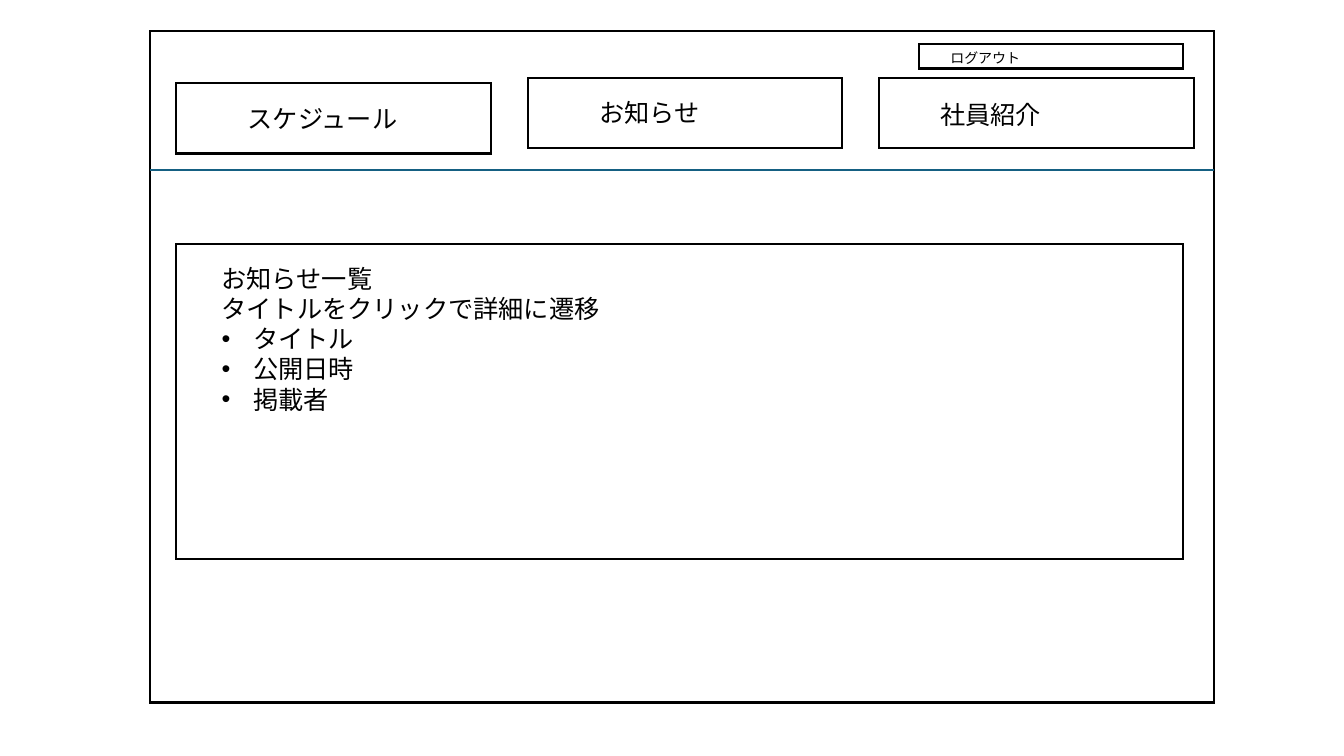
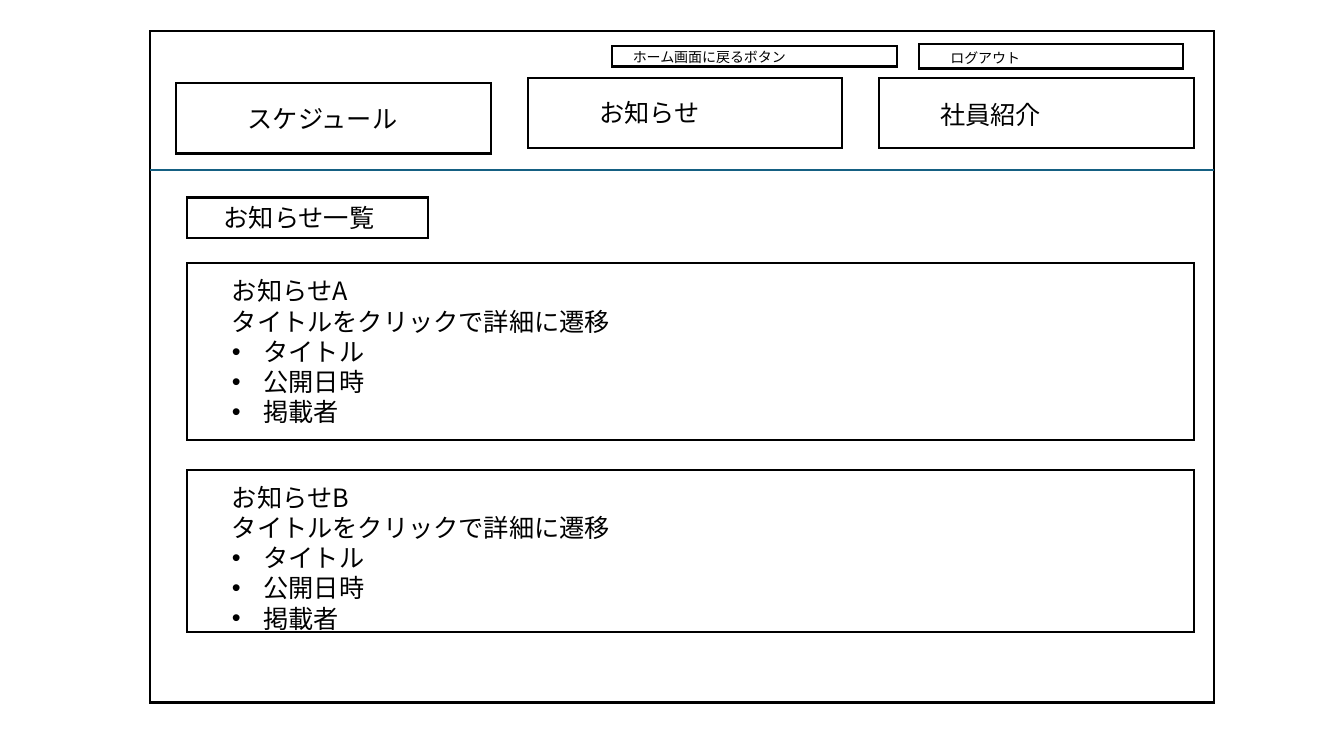
Before and after one commit to username123-debug/office-front, a slide deck: slide 7 of 画面デザイン.pptx (slide 5 before the commit). Drawn at 1344x756 pixels with LibreOffice and Linux fonts; fonts in the diff are those of the drawing. Boxes give left, top, right and bottom in pixels: in the first picture for what was removed or moved away, otherwise in the second. Text is boxed around its words. In the diff, an @@ line names an element or a change of style, - is before the commit and + after.

Commit message:
画面デザインを更新（編集中）

```diff
--- a/画面デザイン.pptx
+++ b/画面デザイン.pptx
@@ rectangle added at [612, 45, 897, 67], fill #FFFFFF, outline #000000 1.5 pt @@
@@ text added at [633, 50, 786, 66], 10 pt, text #000000 @@
+ホーム画面に戻るボタン
@@ rectangle added at [187, 198, 429, 238], fill #FFFFFF, outline #000000 1.5 pt @@
@@ text added at [224, 206, 375, 229], 18 pt, text #000000 @@
+お知らせ一覧
@@ rectangle: place and size @@
-rectangle at [176, 244, 1184, 560]
+rectangle at [187, 263, 1194, 441]
@@ text "お知らせA": place and size @@
-text "お知らせA" at [222, 267, 600, 411]
+text "お知らせA" at [232, 279, 610, 423]
@@ text at [232, 279, 348, 302]: text changed @@
-お知らせ一覧
+お知らせA
@@ rectangle added at [187, 470, 1194, 632], fill #FFFFFF, outline #000000 1.5 pt @@
@@ text added at [232, 486, 610, 633], 18 pt, text #000000 @@
+お知らせB
+タイトルをクリックで詳細に遷移
+• タイトル
+• 公開日時
+• 掲載者
```
Also in this commit, not shown: 7 other slides changed, 3 slides added.
